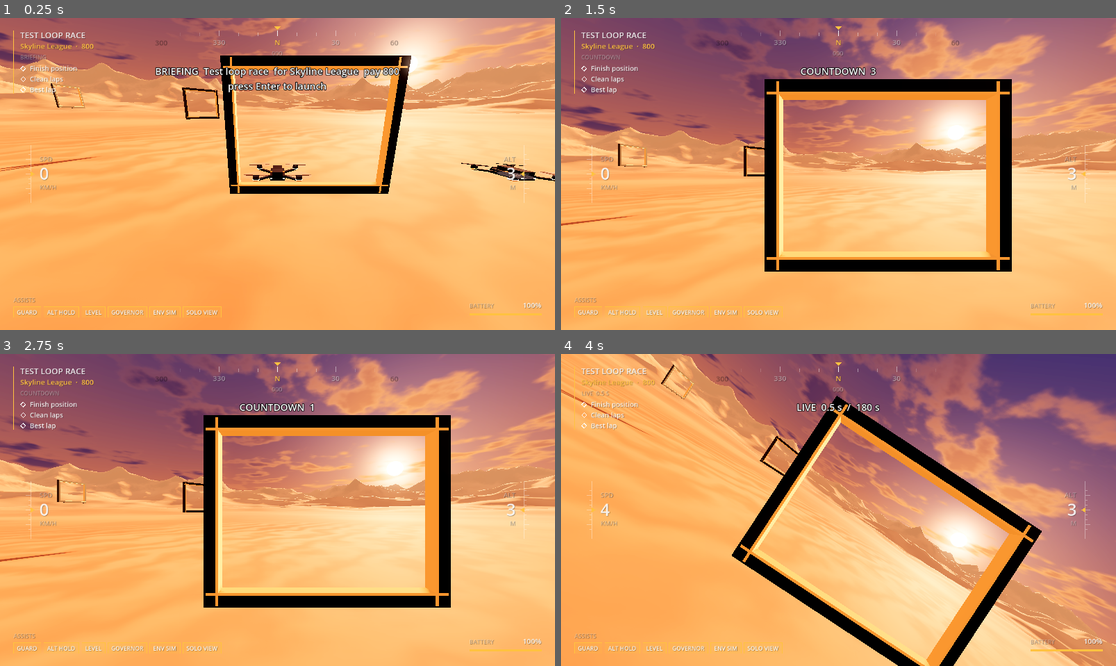
Above: before the commit, frames 1-4 (two rows, left to right).
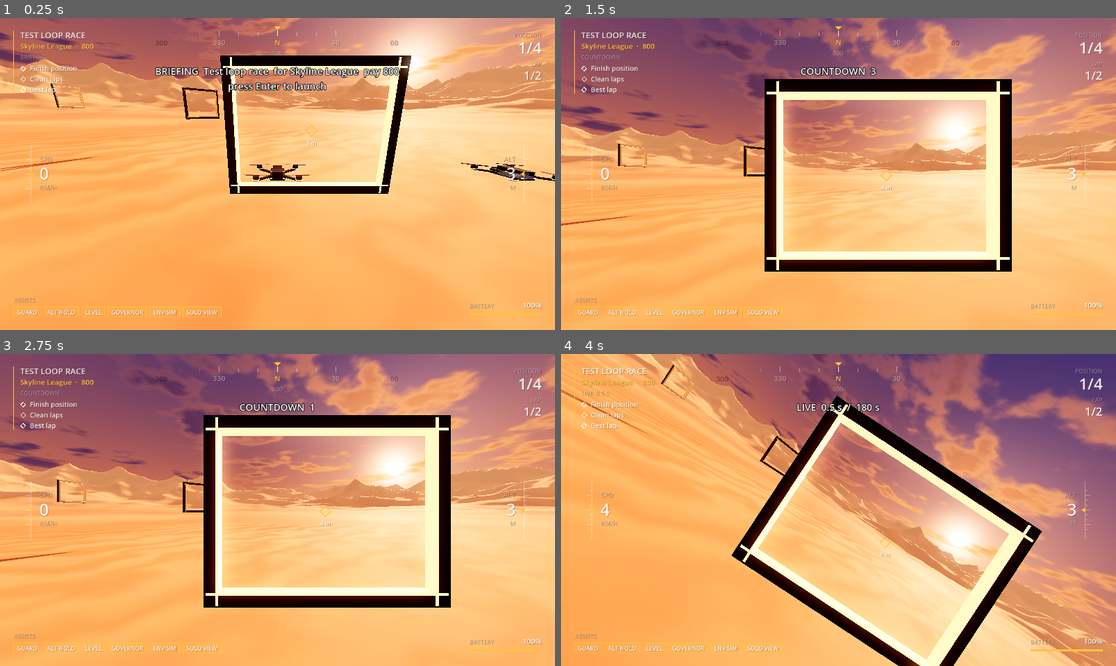
Above: after the commit, the same moments.

Repository: avdrav1/drone-sports
Game: Godot game, scene res://scenes/jobs/test_race.tscn
Two runs of this game, one before a commit and one after it. Both use one fixed random seed, a clock stepped at 60 frames per second and the inputs below. This scene is started directly instead of the project's main scene.
Inputs (mouse positions are in pixels of both pictures, inside the frame that each line leads up to):
- Up to frame 1 (0.25 s): no input
- Up to frame 2 (1.5 s): tap Enter (ui_accept) at 0.5, 0.77 s; move the mouse to (960, 158) at 0.52 s; hold Right (roll_right) 0.53-1.25 s; hold C (cycle_camera) 0.53-1.25 s; click (960, 158) at 0.67 s; tap R (reset_drone) at 1.25 s; drag from (727, 189) to (810, 236) at 1.27 s
- Up to frame 3 (2.75 s): tap K (start_race_job) at 2 s; move the mouse to (333, 441) at 2.02 s; hold Right (roll_right) from 2.03 s (still down); hold J (start_sample_job) from 2.03 s (still down); click (333, 441) at 2.17 s
- Up to frame 4 (4 s): release Right (roll_right) at 2.75 s; release J (start_sample_job) at 2.75 s; drag from (810, 572) to (672, 463) at 2.77 s; tap Enter (ui_accept) at 3.5, 3.77 s; move the mouse to (1005, 556) at 3.52 s; hold Left (roll_left) from 3.53 s (still down); hold K (start_race_job) from 3.53 s (still down); click (1005, 556) at 3.67 s

The runs differ from the first frame. In frame 1, 2.1% of the frame differs, in the area x 40-98%, y 4-57%; in frame 2, 6.5%; in frame 3, 6.5%, in the area x 37-98%, y 4-81%; in frame 4, 6.1%.

Commit message:
Story 3.4: Race HUD
Co-Authored-By: Claude Opus 5.5 <noreply@anthropic.com>

Diff:
--- a/scenes/jobs/test_race.tscn
+++ b/scenes/jobs/test_race.tscn
@@ -16,6 +16,7 @@
 [ext_resource type="Script" path="res://scripts/jobs/objectives/best_split.gd" id="14_split"]
 [ext_resource type="Script" path="res://scripts/race/race.gd" id="15_race"]
 [ext_resource type="Script" path="res://scripts/race/ai_pilot.gd" id="16_ai"]
+[ext_resource type="Script" path="res://scripts/ui/race_hud.gd" id="17_racehud"]
 
 [node name="TestRace" type="Node3D"]
 
@@ -83,6 +84,19 @@
 drone = NodePath("../../Drone")
 runner = NodePath("../../JobRunner")
 
+[node name="Race" type="Control" parent="HUD" node_paths=PackedStringArray("course", "racer", "camera_rig")]
+layout_mode = 3
+anchors_preset = 15
+anchor_right = 1.0
+anchor_bottom = 1.0
+grow_horizontal = 2
+grow_vertical = 2
+mouse_filter = 2
+script = ExtResource("17_racehud")
+course = NodePath("../../Course")
+racer = NodePath("../../Drone")
+camera_rig = NodePath("../../CameraRig")
+
 [node name="State" type="Label" parent="HUD"]
 anchors_preset = 5
 anchor_left = 0.5
--- a/scripts/race/gate.gd
+++ b/scripts/race/gate.gd
@@ -35,7 +35,7 @@
 ## Lights the gate as the racer's next target.
 func set_highlight(on: bool) -> void:
 	if _glow:
-		_glow.emission_energy_multiplier = 3.0 if on else 0.6
+		_glow.emission_energy_multiplier = 1.8 if on else 0.6
 
 func _build() -> void:
 	var frame := StandardMaterial3D.new()
--- /dev/null
+++ b/scripts/ui/race_hud.gd
@@ -0,0 +1,139 @@
+class_name RaceHud
+extends Control
+# Race overlay on top of the flight HUD: position, lap, split delta against the
+# best lap, and a marker on the next gate (at the screen edge, pointing, when off screen).
+# Lights the player's next gate. Reads the course; never changes it.
+
+@export var course: Course
+## The player's racer, usually their Drone.
+@export var racer: Node3D
+@export var camera_rig: CameraRig
+## Seconds a split delta stays up after a gate.
+@export var split_hold := 3.0
+## Distance the edge marker keeps from the screen border, px.
+@export var edge_margin := 48.0
+
+const LINE := Color(1, 1, 1, 0.9)
+const DIM := Color(1, 1, 1, 0.35)
+const ACCENT := Color(1.0, 0.76, 0.25)
+const AHEAD := Color(0.35, 0.95, 0.45)
+const BEHIND := Color(1.0, 0.32, 0.25)
+const SHADOW := Color(0, 0, 0, 0.35)
+
+## Seconds against the best lap at the last gate; negative is ahead. NAN when none.
+var split_delta := NAN
+var _split_age := 0.0
+var _lit_gate := -1
+var font: Font
+
+func _ready() -> void:
+	set_anchors_preset(PRESET_FULL_RECT)
+	mouse_filter = MOUSE_FILTER_IGNORE
+	font = get_theme_default_font()
+	if course:
+		course.gate_passed.connect(_on_gate_passed)
+
+func _process(delta: float) -> void:
+	_split_age += delta
+	_light_next_gate()
+	queue_redraw()
+
+func position_text() -> String:
+	return "%d/%d" % [course.place_of(racer), course.racers().size()]
+
+func lap_text() -> String:
+	var p = course.progress(racer)
+	var lap := mini(p.laps + 1, course.laps()) if p.started else 1
+	return "%d/%d" % [lap, course.laps()]
+
+func split_color() -> Color:
+	return AHEAD if split_delta <= 0.0 else BEHIND
+
+func split_visible() -> bool:
+	return not is_nan(split_delta) and _split_age < split_hold
+
+func next_gate() -> Gate:
+	var p = course.progress(racer)
+	return course.gates[p.next] if p and not p.finished else null
+
+## Where to draw the next-gate marker: {pos, on_screen, angle}. Angle points from
+## screen centre toward the gate, for the edge arrow.
+func marker() -> Dictionary:
+	var gate := next_gate()
+	var cam := camera_rig.camera if camera_rig else get_viewport().get_camera_3d()
+	if gate == null or cam == null:
+		return {}
+	var rect := get_viewport_rect()
+	var center := rect.size * 0.5
+	var world := gate.global_position
+	var behind := cam.is_position_behind(world)
+	var p := cam.unproject_position(world)
+	if behind:
+		p = center - (p - center) # unproject mirrors points behind the camera
+	var m := margin()
+	var inner := Rect2(Vector2.ONE * m, rect.size - Vector2.ONE * m * 2.0)
+	if not behind and inner.has_point(p):
+		return {"pos": p, "on_screen": true, "angle": 0.0}
+	var dir := (p - center)
+	if dir.length_squared() < 1.0:
+		dir = Vector2.DOWN
+	# Scale the direction until it touches the inner rect.
+	var half := inner.size * 0.5
+	var k := minf(half.x / maxf(absf(dir.x), 0.001), half.y / maxf(absf(dir.y), 0.001))
+	return {"pos": center + dir * k, "on_screen": false, "angle": dir.angle()}
+
+## Edge margin, shrunk on tiny viewports so the inner rect never inverts.
+func margin() -> float:
+	var r := get_viewport_rect().size
+	return minf(edge_margin, minf(r.x, r.y) * 0.25)
+
+func _on_gate_passed(racer: Node3D, gate: int) -> void:
+	if racer != racer:
+		return
+	var p = course.progress(racer)
+	if p.best_splits.has(gate) and p.splits.has(gate):
+		split_delta = p.splits[gate] - p.best_splits[gate]
+		_split_age = 0.0
+
+func _light_next_gate() -> void:
+	var gate := next_gate()
+	var index := gate.index if gate else -1
+	if index == _lit_gate:
+		return
+	if _lit_gate >= 0:
+		course.gates[_lit_gate].set_highlight(false)
+	if gate:
+		gate.set_highlight(true)
+	_lit_gate = index
+
+func _text(at: Vector2, t: String, size_px: int, color: Color, align := HORIZONTAL_ALIGNMENT_LEFT, width := -1.0) -> void:
+	draw_string(font, at + Vector2(1, 1), t, align, width, size_px, SHADOW)
+	draw_string(font, at, t, align, width, size_px, color)
+
+func _draw() -> void:
+	if course == null or racer == null or course.progress(racer) == null:
+		return
+	var s := size
+	var right := s.x - 28.0
+	_text(Vector2(right - 200, 40), "POSITION", 12, DIM, HORIZONTAL_ALIGNMENT_RIGHT, 200)
+	_text(Vector2(right - 200, 74), position_text(), 32, LINE, HORIZONTAL_ALIGNMENT_RIGHT, 200)
+	_text(Vector2(right - 200, 100), "LAP", 12, DIM, HORIZONTAL_ALIGNMENT_RIGHT, 200)
+	_text(Vector2(right - 200, 128), lap_text(), 24, LINE, HORIZONTAL_ALIGNMENT_RIGHT, 200)
+	if split_visible():
+		_text(Vector2(s.x * 0.5 - 100, 190), "%+.2f" % split_delta, 26, split_color(), HORIZONTAL_ALIGNMENT_CENTER, 200)
+	var m := marker()
+	if m.is_empty():
+		return
+	var c: Vector2 = m.pos
+	if m.on_screen:
+		var r := 11.0
+		var pts := PackedVector2Array([c + Vector2(0, -r), c + Vector2(r, 0), c + Vector2(0, r), c + Vector2(-r, 0), c + Vector2(0, -r)])
+		draw_polyline(pts, ACCENT, 2.0)
+	else:
+		var a: float = m.angle
+		var tip := c + Vector2.from_angle(a) * 14.0
+		var l := c + Vector2.from_angle(a + 2.5) * 12.0
+		var rr := c + Vector2.from_angle(a - 2.5) * 12.0
+		draw_colored_polygon(PackedVector2Array([tip, l, rr]), ACCENT)
+	var dist := racer.global_position.distance_to(next_gate().global_position)
+	_text(c + Vector2(-40, 30), "%d m" % roundi(dist), 12, LINE, HORIZONTAL_ALIGNMENT_CENTER, 80)
--- /dev/null
+++ b/tests/test_race_hud.gd
@@ -0,0 +1,108 @@
+extends RefCounted
+# Story 3.4: race HUD. Next gate marker stays on screen; split delta is colored.
+
+const Sim = preload("res://tests/sim.gd")
+const RIG := preload("res://scenes/camera/camera_rig.tscn")
+
+## Course, a frozen player drone behind gate 0, a camera rig, and the race HUD.
+func _setup() -> Array:
+	var root := Node3D.new()
+	Sim.add(root)
+	var course := Course.new()
+	course.data = load("res://data/courses/test_loop.tres")
+	root.add_child(course)
+	var d := Sim.drone(Sim.intent(), Vector3.ZERO)
+	d.freeze = true
+	d.global_position = course.gates[0].global_transform * Vector3(0, 0, 6)
+	course.add_racer(d)
+	var rig: CameraRig = RIG.instantiate()
+	rig.target = d
+	root.add_child(rig)
+	rig.camera.make_current()
+	var hud := RaceHud.new()
+	hud.course = course
+	hud.racer = d
+	hud.camera_rig = rig
+	root.add_child(hud)
+	return [root, course, d, rig, hud]
+
+func _free(s: Array) -> void:
+	s[2].free()
+	s[0].free()
+
+func test_marker_on_screen_when_gate_ahead() -> bool:
+	var s := _setup()
+	await Sim.process_frames(3)
+	var m: Dictionary = s[4].marker()
+	var rect: Rect2 = s[4].get_viewport_rect()
+	var ok: bool = m.on_screen and rect.has_point(m.pos)
+	_free(s)
+	return ok
+
+func test_marker_at_edge_pointing_when_gate_behind() -> bool:
+	var s := _setup()
+	var d: Drone = s[2]
+	# Turn around: gate 0 is now behind the chase camera.
+	d.rotate_y(PI)
+	s[3].set_view(CameraRig.View.CHASE)
+	await Sim.process_frames(3)
+	var hud: RaceHud = s[4]
+	var m: Dictionary = hud.marker()
+	var rect := hud.get_viewport_rect()
+	var p: Vector2 = m.pos
+	var e := hud.margin() + 1.0
+	var at_edge := p.x <= e or p.y <= e or p.x >= rect.size.x - e or p.y >= rect.size.y - e
+	var ok: bool = not m.on_screen and rect.has_point(p) and at_edge
+	_free(s)
+	return ok
+
+## Flies a stand-in racer around one lap, waiting `slow` extra frames at each gate.
+func _lap(c: Course, r: Node3D, slow: int) -> void:
+	for i in range(1, c.gates.size()) + [0]:
+		var g: Gate = c.gates[i]
+		r.global_position = g.global_transform * Vector3(0, 20, 1.5)
+		await Sim.physics_frames(1 + slow)
+		r.global_position = g.global_transform * Vector3(0, 0, 1.5)
+		await Sim.physics_frames(1)
+		r.global_position = g.global_transform * Vector3(0, 0, -1.5)
+		await Sim.physics_frames(1)
+
+## Two laps by a plain stand-in racer (a frozen body can lag hand placement by a frame).
+func _split_after(first_slow: int, second_slow: int) -> Array:
+	var s := _setup()
+	var course: Course = s[1]
+	var hud: RaceHud = s[4]
+	var r := Node3D.new()
+	s[0].add_child(r)
+	r.global_position = course.gates[0].global_transform * Vector3(0, 0, 4)
+	course.add_racer(r)
+	hud.racer = r
+	course.start()
+	r.global_position = course.gates[0].global_transform * Vector3(0, 0, 1.5)
+	await Sim.physics_frames(2)
+	r.global_position = course.gates[0].global_transform * Vector3(0, 0, -1.5)
+	await Sim.physics_frames(2)
+	await _lap(course, r, first_slow)
+	await _lap(course, r, second_slow)
+	return s
+
+func test_split_green_when_faster_than_best() -> bool:
+	var s := await _split_after(3, 0)
+	var hud: RaceHud = s[4]
+	var ok := hud.split_delta < 0.0 and hud.split_color() == RaceHud.AHEAD and hud.split_visible()
+	_free(s)
+	return ok
+
+func test_split_red_when_slower_than_best() -> bool:
+	var s := await _split_after(0, 3)
+	var hud: RaceHud = s[4]
+	var ok := hud.split_delta > 0.0 and hud.split_color() == RaceHud.BEHIND
+	_free(s)
+	return ok
+
+func test_position_and_lap_text() -> bool:
+	var s := _setup()
+	var hud: RaceHud = s[4]
+	var ok: bool = hud.position_text() == "1/1" and hud.lap_text() == "1/2"
+	_free(s)
+	return ok
Not shown, added: scripts/ui/race_hud.gd.uid
Not shown, added: tests/test_race_hud.gd.uid
Not shown, changed: docs/BACKLOG.md
